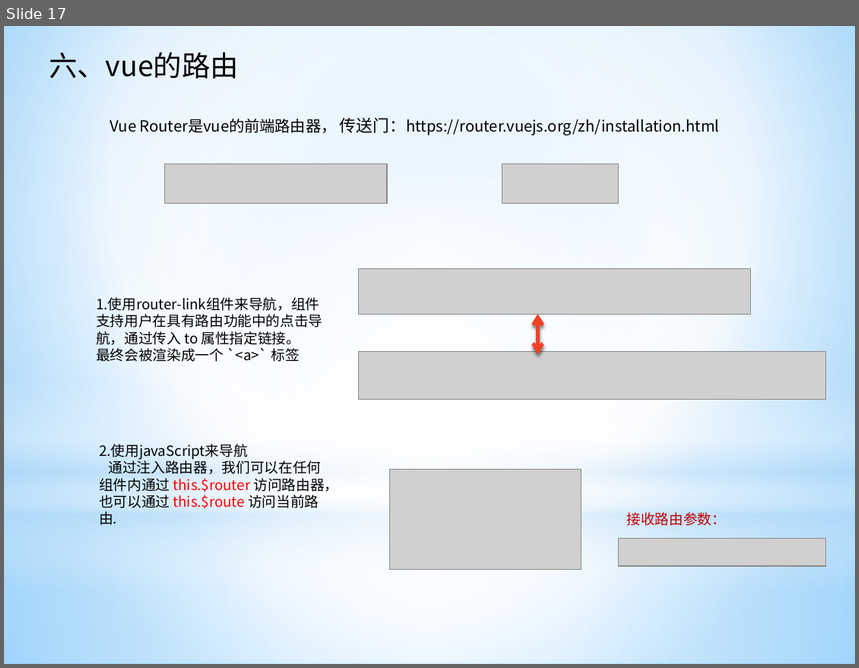
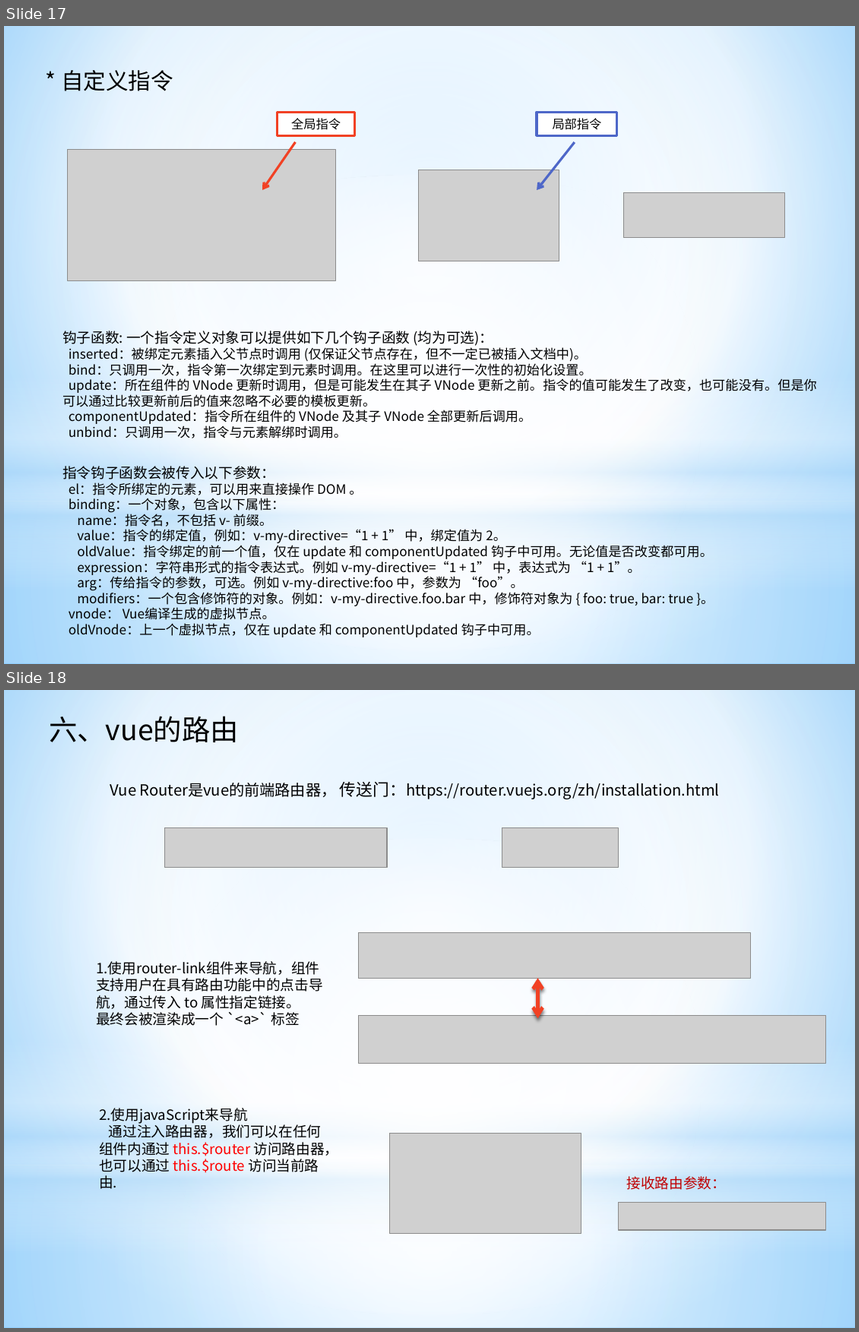
Before and after one commit to ManBaAQiang/vueProject, a slide deck: vue初探.pptx. Shown one above the other, each under a label of ours: slide 17 before the commit, slides 17 and 18 after it. The pictures are 859x668 and 859x1332 pixels, drawn with LibreOffice and Linux fonts; fonts in the diff are those of the drawing; grey boxes stand for pictures. Boxes give left, top, right and bottom in pixels: in the first picture for what was removed or moved away, otherwise in the second. Text is boxed around its words. In the diff, an @@ line names an element or a change of style, - is before the commit and + after.

```diff
--- a/vue初探.pptx
+++ b/vue初探.pptx
@@ slide 17 added at bbox=[4, 26, 855, 664], background gradient #9ED5FF to #FFFFFF to #5BB9FF; not listed: 4 template elements that a slide beside it also shows @@
@@ text added at bbox=[61, 70, 173, 91], 19 pt, text #000000 @@
+* 自定义指令
@@ rectangle added at bbox=[278, 112, 354, 135], fill #FFFFFF, outline #F14124 2 pt, 10.5 pt, text #000000 @@
+全局指令
@@ rectangle added at bbox=[537, 112, 617, 135], fill #FFFFFF, outline #4E67C8 2 pt, 10.5 pt, text #000000 @@
+局部指令
@@ picture added at bbox=[68, 149, 336, 281] @@
@@ arrow added from (295, 142) to (262, 190), #F14124 2 pt @@
@@ arrow added from (574, 142) to (537, 190), #4E67C8 2 pt @@
@@ picture added at bbox=[418, 170, 559, 261] @@
@@ picture added at bbox=[623, 193, 785, 238] @@
@@ text added at bbox=[63, 331, 816, 439], 11 pt, text #000000 @@
+钩子函数: 一个指令定义对象可以提供如下几个钩子函数 (均为可选)：
+inserted：被绑定元素插入父节点时调用 (仅保证父节点存在，但不一定已被插入文档中)。
+bind：只调用一次，指令第一次绑定到元素时调用。在这里可以进行一次性的初始化设置。
+update：所在组件的 VNode 更新时调用，但是可能发生在其子 VNode 更新之前。指令的值可能发生了改变，也可能没有。但是你可以通过比较更新前后的值来忽略不必要的模板更新。
+componentUpdated：指令所在组件的 VNode 及其子 VNode 全部更新后调用。
+unbind：只调用一次，指令与元素解绑时调用。
@@ text added at bbox=[63, 466, 714, 638], 11 pt, text #000000 @@
+指令钩子函数会被传入以下参数：
+el：指令所绑定的元素，可以用来直接操作 DOM 。
+binding：一个对象，包含以下属性：
+name：指令名，不包括 v- 前缀。
+value：指令的绑定值，例如：v-my-directive=“1 + 1” 中，绑定值为 2。
+oldValue：指令绑定的前一个值，仅在 update 和 componentUpdated 钩子中可用。无论值是否改变都可用。
+expression：字符串形式的指令表达式。例如 v-my-directive=“1 + 1” 中，表达式为 “1 + 1”。
+arg：传给指令的参数，可选。例如 v-my-directive:foo 中，参数为 “foo”。
+modifiers：一个包含修饰符的对象。例如：v-my-directive.foo.bar 中，修饰符对象为 { foo: true, bar: true }。
+vnode： Vue编译生成的虚拟节点。
+oldVnode：上一个虚拟节点，仅在 update 和 componentUpdated 钩子中可用。
@@ what was slide 17 is now slide 18 @@
```
Also in this commit, not shown: 2 slides changed, 1 other slide added, 1 other file.
